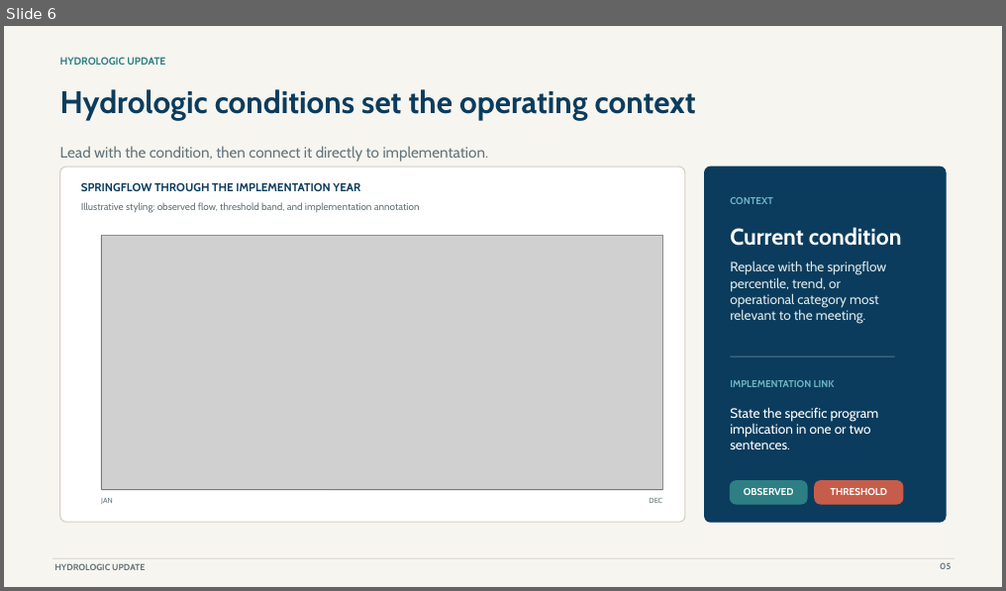
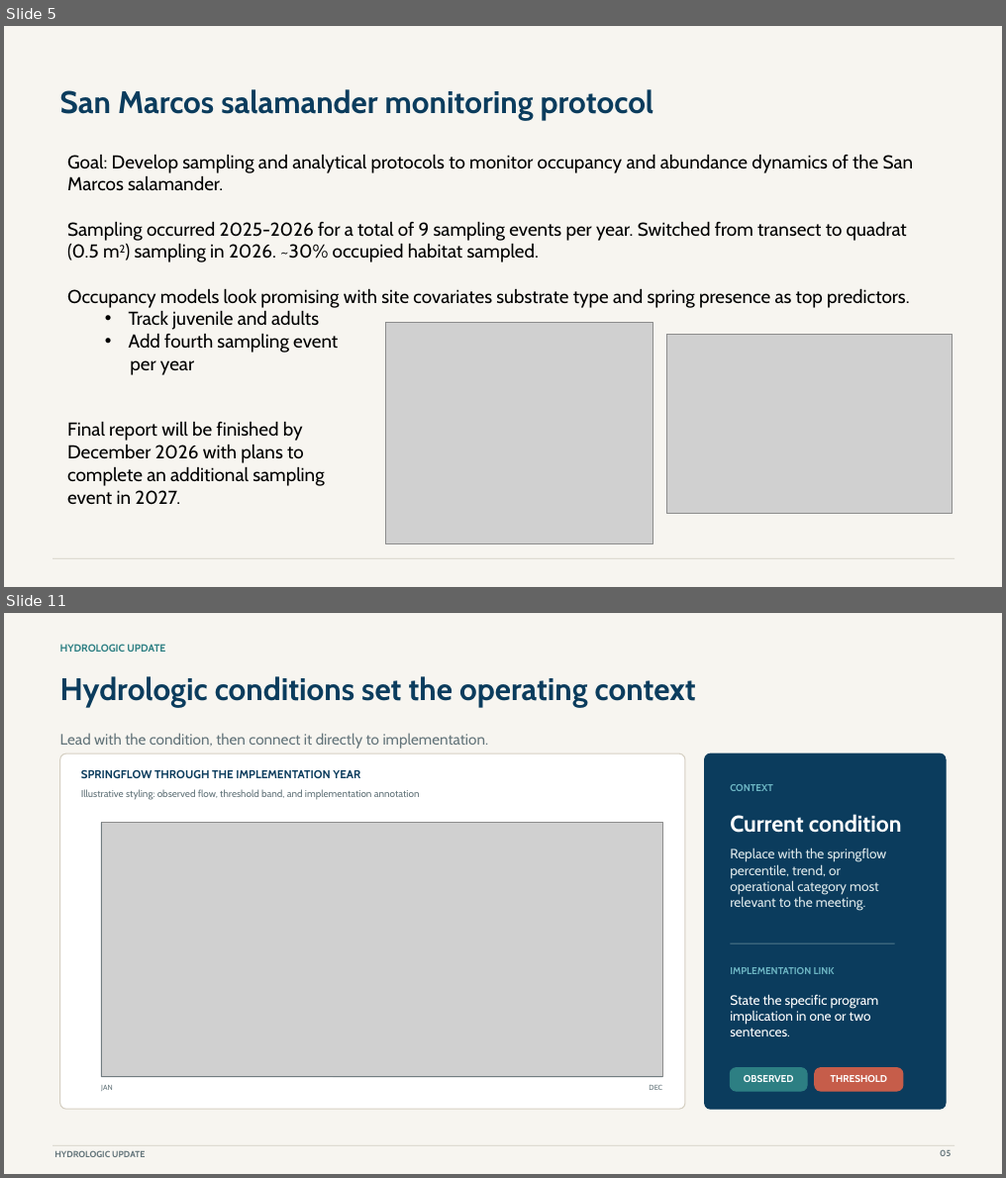
Before and after one commit to cfurl/EAHCP-Fall-2026-Sci-Comm, a slide deck: Supporting_Measures/Supporting Measures.pptx. Shown one above the other, each under a label of ours: slide 6 before the commit, slides 5 and 11 after it; the slides between them are not shown. The pictures are 1006x591 and 1006x1178 pixels, drawn with LibreOffice and Linux fonts; fonts in the diff are those of the drawing; grey boxes stand for pictures. Boxes give left, top, right and bottom in pixels: in the first picture for what was removed or moved away, otherwise in the second. Text is boxed around its words. In the diff, an @@ line names an element or a change of style, - is before the commit and + after.

```diff
--- a/Supporting_Measures/Supporting Measures.pptx
+++ b/Supporting_Measures/Supporting Measures.pptx
@@ slide 5 added at box(4, 26, 1002, 587), background #F7F5F0 @@
@@ text added at box(60, 89, 654, 121), 30 pt, text #0B3C5D, bold @@
+San Marcos salamander monitoring protocol
@@ text added at box(67, 154, 914, 375), 18 pt, text #000000 @@
+Goal: Develop sampling and analytical protocols to monitor occupancy and abundance dynamics of the San Marcos salamander.
+Sampling occurred 2025-2026 for a total of 9 sampling events per year. Switched from transect to quadrat (0.5 m2) sampling in 2026. ~30% occupied habitat sampled.
+Occupancy models look promising with site covariates substrate type and spring presence as top predictors.
+  • Track juvenile and adults
+  • Add fourth sampling event
+  per year
@@ picture added at box(386, 322, 653, 544) @@
@@ picture added at box(667, 335, 952, 514) @@
@@ text added at box(67, 421, 324, 505), 18 pt, text #000000 @@
+Final report will be finished by December 2026 with plans to complete an additional sampling event in 2027.
@@ line added from (53, 559) to (954, 559), #A69E8F 0.6 pt @@
@@ what was slide 6 is now slide 11 @@
```
Also in this commit, not shown: 3 slides changed, 5 other slides added, 1 slide removed, 5 other files.
